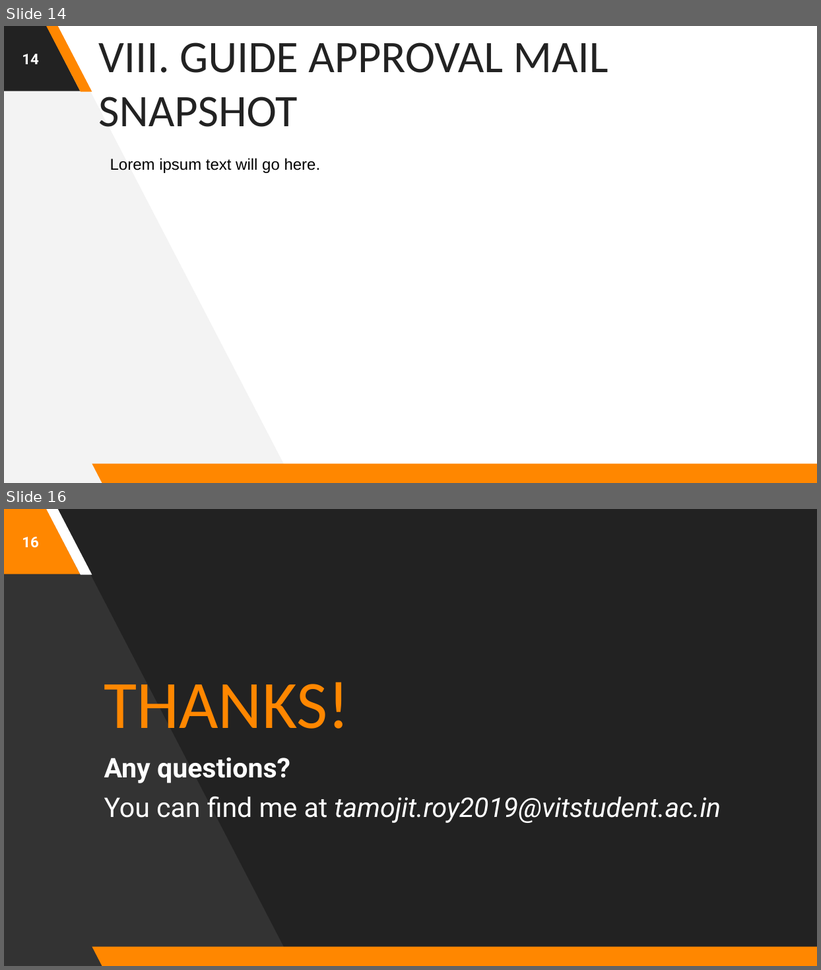
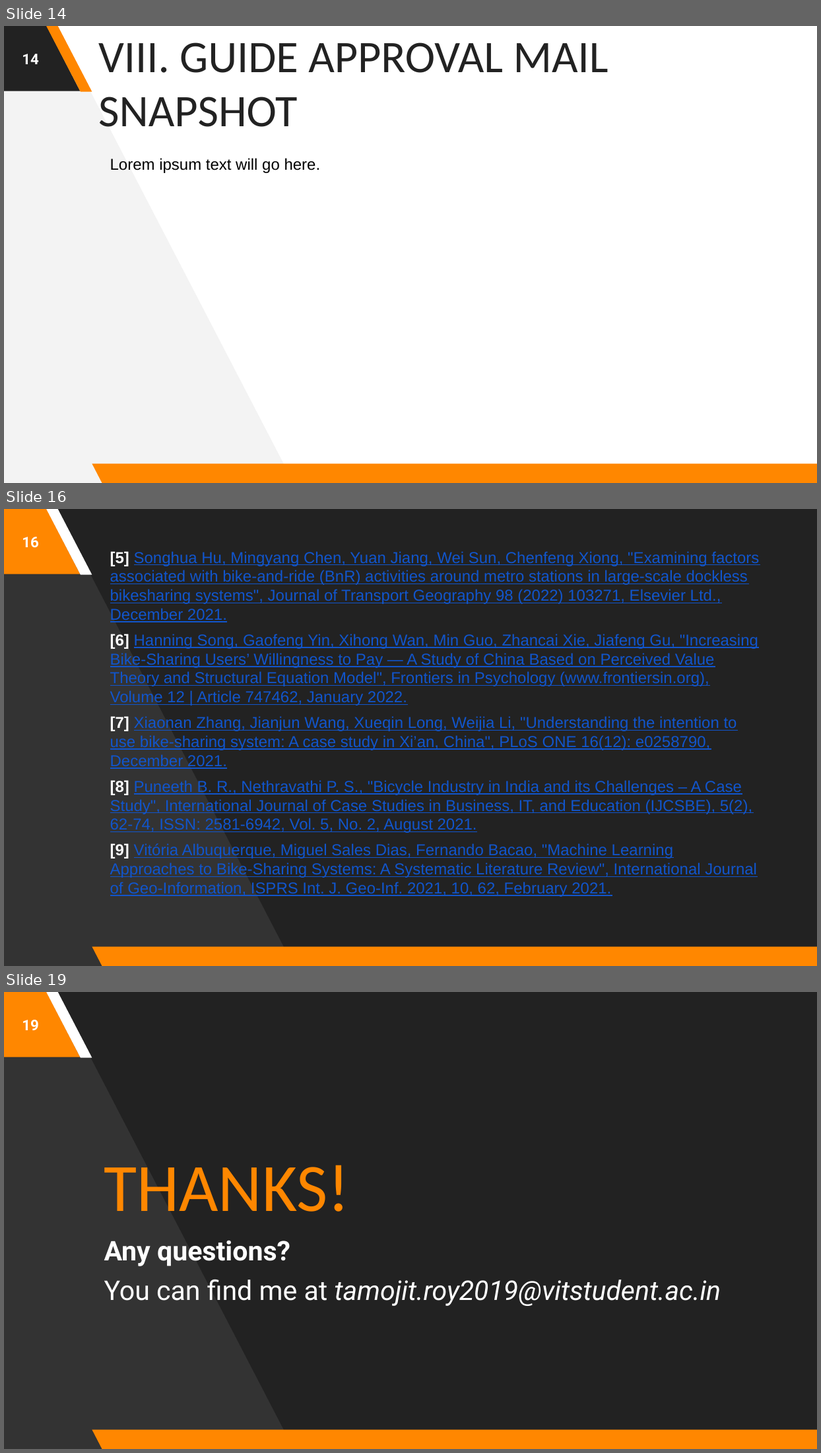
Before and after one commit to astrodestroyergithub/Divvy-Bike-Share, a slide deck: PPTS/19BCE1156_Tamojit_Roy_Capstone_Project_B.Tech_CSE_2019-23_Review-1.pptx. Shown one above the other, each under a label of ours: slides 14 and 16 before the commit, slides 14, 16 and 19 after it; the slides between them are not shown. The pictures are 821x970 and 821x1453 pixels, drawn with LibreOffice and Linux fonts; fonts in the diff are those of the drawing. Boxes give left, top, right and bottom in pixels: in the first picture for what was removed or moved away, otherwise in the second. Text is boxed around its words. In the diff, an @@ line names an element or a change of style, - is before the commit and + after.

```diff
--- a/PPTS/19BCE1156_Tamojit_Roy_Capstone_Project_B.Tech_CSE_2019-23_Review-1.pptx
+++ b/PPTS/19BCE1156_Tamojit_Roy_Capstone_Project_B.Tech_CSE_2019-23_Review-1.pptx
@@ slide 16 added at (4,509,817,966), background #222222; not listed: 4 template elements that a slide beside it also shows @@
@@ page number added at (22,537,38,548), 13 pt, text #FFFFFF, bold @@
+16
@@ text added at (110,551,759,897), 14 pt, text #1155CC, underline @@
+[5] Songhua Hu, Mingyang Chen, Yuan Jiang, Wei Sun, Chenfeng Xiong, "Examining factors associated with bike-and-ride (BnR) activities around metro stations in large-scale dockless bikesharing systems", Journal of Transport Geography 98 (2022) 103271, Elsevier Ltd., December 2021.
+[6] Hanning Song, Gaofeng Yin, Xihong Wan, Min Guo, Zhancai Xie, Jiafeng Gu, "Increasing Bike-Sharing Users’ Willingness to Pay — A Study of China Based on Perceived Value Theory and Structural Equation Model", Frontiers in Psychology (www.frontiersin.org), Volume 12 | Article 747462, January 2022.
+[7] Xiaonan Zhang, Jianjun Wang, Xueqin Long, Weijia Li, "Understanding the intention to use bike-sharing system: A case study in Xi’an, China", PLoS ONE 16(12): e0258790, December 2021.
+[8] Puneeth B. R., Nethravathi P. S., "Bicycle Industry in India and its Challenges – A Case Study", International Journal of Case Studies in Business, IT, and Education (IJCSBE), 5(2), 62-74, ISSN: 2581-6942, Vol. 5, No. 2, August 2021.
+[9] Vitória Albuquerque, Miguel Sales Dias, Fernando Bacao, "Machine Learning Approaches to Bike-Sharing Systems: A Systematic Literature Review", International Journal of Geo-Information, ISPRS Int. J. Geo-Inf. 2021, 10, 62, February 2021.
@@ what was slide 16 is now slide 19 @@
@@ page number at (22,1020,38,1030): text changed @@
-16
+19
```
Also in this commit, not shown: 4 slides changed, 3 other slides added, 1 slide removed, 1 other file.
